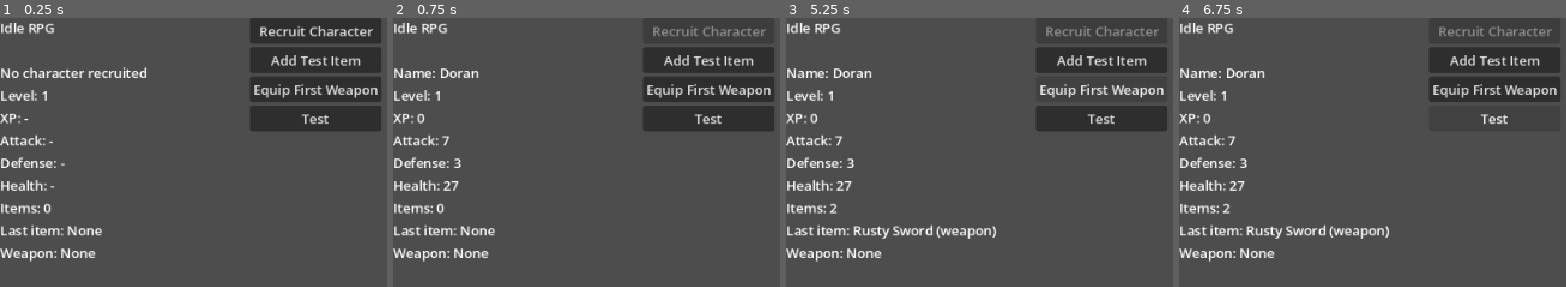
Above: before the commit, frames 1-4 (left to right).
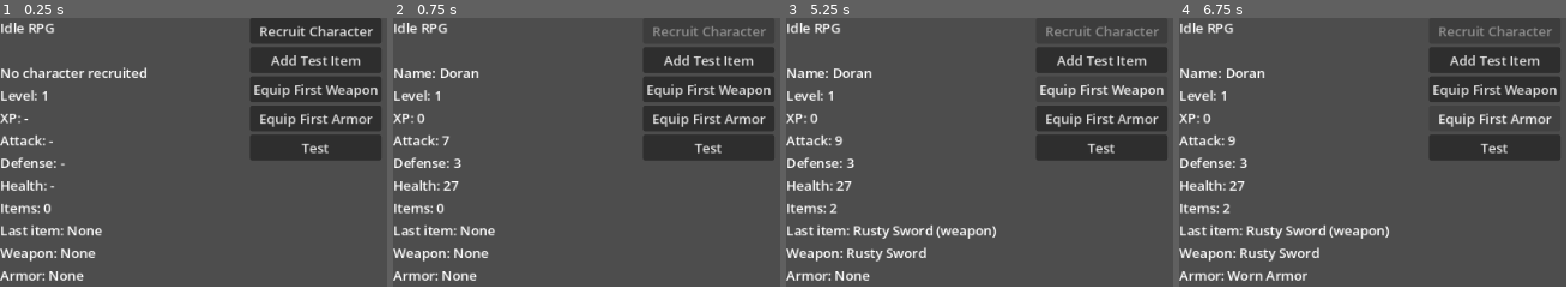
Above: after the commit, the same moments.

Repository: fehudma/godot_projects
Game: Godot game, scene res://Scenes/main.tscn
Two runs of this game, one before a commit and one after it. Both use one fixed random seed, a clock stepped at 60 frames per second and the inputs below.
Inputs (mouse positions are in pixels of both pictures, inside the frame that each line leads up to):
- Up to frame 1 (0.25 s): no input
- Up to frame 2 (0.75 s): click "Recruit Character" at 0.5 s
- Up to frame 3 (5.25 s): click "Equip First Weapon" at 1.25 s; click "Test" at 2 s; click (1103, 117) at 2.75 s, where only the run after the commit has a clickable "Equip First Armor"; click "Add Test Item" at 3.5 s; click "Add Test Item" at 4.25 s; click "Equip First Weapon" at 5 s
- Up to frame 4 (6.75 s): click "Test" at 5.75 s; click (1496, 117) at 6.5 s, where only the run after the commit has a clickable "Equip First Armor"

The runs differ from the first frame. In frame 1, 4.4% of the frame differs, in the area x 0-99%, y 35-98%; in frame 2, 4.4%; in frame 3, 4.9%; in frame 4, 5.1%.

Commit message:
equip weapons and armors

Diff:
--- a/Scenes/main.gd
+++ b/Scenes/main.gd
@@ -57,6 +57,7 @@
 @onready var recruit_button: Button = $VBoxContainer2/RecruitButton
 @onready var add_item_button: Button = $VBoxContainer2/AddItemButton
 @onready var equip_weapon_button: Button = $VBoxContainer2/EquipWeaponButton
+@onready var equip_armor_button: Button = $VBoxContainer2/EquipArmorButton
 
 
 @onready var name_label: Label = $VBoxContainer/NameLabel
@@ -68,6 +69,7 @@
 @onready var inventory_count_label: Label = $VBoxContainer/InventoryCountLabel
 @onready var last_item_label: Label = $VBoxContainer/LastItemLabel
 @onready var equipped_weapon_label: Label = $VBoxContainer/EquippedWeaponLabel
+@onready var equipped_armor_label: Label = $VBoxContainer/EquippedArmorLabel
 
 
 
@@ -88,7 +90,8 @@
 	level_label.text = "Level: " + str(character["level"])
 	experience_label.text = "XP: " + str(character["experience"])
 	health_label.text = "Health: " + str(character["health"])
-	attack_label.text = "Attack: " + str(character["attack"])
+	#attack_label.text = "Attack: " + str(character["attack"])
+	attack_label.text = "Attack: " + str(get_total_attack())
 	defense_label.text = "Defense: " + str(character["defense"])
 
 #character generation
@@ -123,23 +126,43 @@
 
 #Equip a weapon manually from inventory
 func equip_first_weapon() -> void:
-	if inventory.is_empty():
-		return
-
-	var item: Dictionary = inventory[0]
-
-	if item["slot"] != "weapon":
-		return
-
-	character["weapon"] = item
+	for item: Dictionary in inventory:
+		if item["slot"] == "weapon":
+			character["weapon"] = item
+			return
 
 #Show the equipped weapon name
 func update_equipment_display() -> void:
 	if character["weapon"].is_empty():
 		equipped_weapon_label.text = "Weapon: None"
-		return
-
-	equipped_weapon_label.text = "Weapon: " + str(character["weapon"]["name"])
+	else:
+		equipped_weapon_label.text = "Weapon: " + str(character["weapon"]["name"])
+
+	if character["armor"].is_empty():
+		equipped_armor_label.text = "Armor: None"
+	else:
+		equipped_armor_label.text = "Armor: " + str(character["armor"]["name"])
+
+#Show the equipped armor name
+func equip_first_armor() -> void:
+	if inventory.is_empty():
+		return
+
+	var item: Dictionary = inventory[0]
+
+	if item["slot"] != "armor":
+		return
+
+	character["armor"] = item
+
+#Make equipment update the character’s attack
+func get_total_attack() -> int:
+	var total_attack: int = character["attack"]
+
+	if not character["weapon"].is_empty():
+		total_attack += character["weapon"]["attack_bonus"]
+
+	return total_attack
 #=======================OTHER
 #nothing here yet...
 #=======================INIT
@@ -164,9 +187,16 @@
 
 
 func _on_test_button_pressed() -> void:
-	print(character["weapon"])
+	print("weapon: " + str(character["weapon"]))
+	print("armor: " + str(character["armor"]))
 
 
 func _on_equip_weapon_button_pressed() -> void:
 	equip_first_weapon()
 	update_equipment_display()
+	update_stats_display()
+
+
+func _on_equip_armor_button_pressed() -> void:
+	equip_first_armor()
+	update_equipment_display()
--- a/Scenes/main.tscn
+++ b/Scenes/main.tscn
@@ -59,6 +59,10 @@
 layout_mode = 2
 text = "Weapon: None"
 
+[node name="EquippedArmorLabel" type="Label" parent="VBoxContainer" unique_id=1866552844]
+layout_mode = 2
+text = "Armor: None"
+
 [node name="VBoxContainer2" type="VBoxContainer" parent="." unique_id=1114266636]
 layout_mode = 0
 offset_left = 300.0
@@ -77,6 +81,10 @@
 layout_mode = 2
 text = "Equip First Weapon"
 
+[node name="EquipArmorButton" type="Button" parent="VBoxContainer2" unique_id=1398287914]
+layout_mode = 2
+text = "Equip First Armor"
+
 [node name="TestButton" type="Button" parent="VBoxContainer2" unique_id=50078022]
 layout_mode = 2
 text = "Test"
@@ -84,4 +92,5 @@
 [connection signal="pressed" from="VBoxContainer2/RecruitButton" to="." method="_on_recruit_button_pressed"]
 [connection signal="pressed" from="VBoxContainer2/AddItemButton" to="." method="_on_add_item_button_pressed"]
 [connection signal="pressed" from="VBoxContainer2/EquipWeaponButton" to="." method="_on_equip_weapon_button_pressed"]
+[connection signal="pressed" from="VBoxContainer2/EquipArmorButton" to="." method="_on_equip_armor_button_pressed"]
 [connection signal="pressed" from="VBoxContainer2/TestButton" to="." method="_on_test_button_pressed"]
